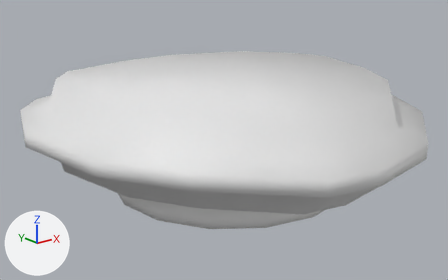
The FBX model TeTeT VWV/mods/aircraft/[VWV] H-2/Shapes/sh2f_rotor_hub_bound.fbx: old version first, new version second.
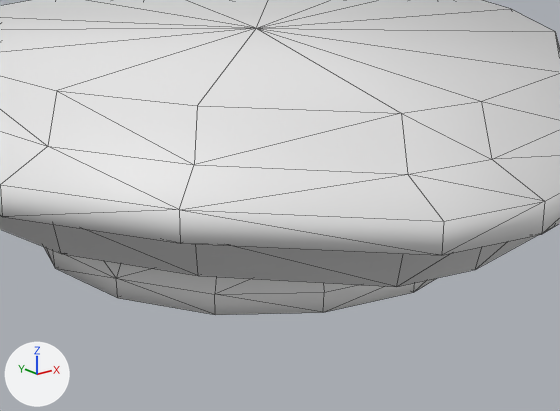
There are two pictures of each version: one whole from a camera (50 mm lens) standing at (-2.09, -2.55, 0.92) and looking at (-0.05, -0.01, -0.09), one close up on the part from 21% to 87% of the width and 23% to 100% of the height. Arrows for +X, +Y and +Z are at lower left; the lights stay in place. The close-ups show mesh edges as thin lines. Where no turn or scale is listed for an object, it has been applied to the vertices.

Objects in the first close-up: 'Seasprite_Rotor_Blade_3'.
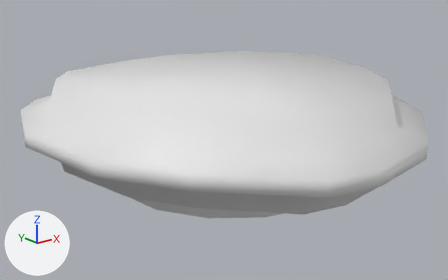
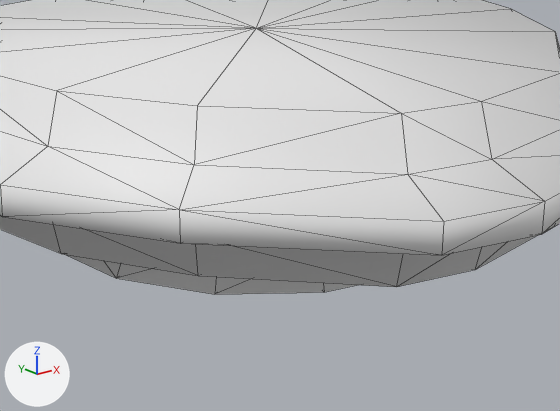
Where the newer file only moved an object's origin or applied its transform, the numbers keep the older frame.

What differs and where, as boxes (x1, y1, x2, y2) in the close-ups (560 x 411 px; the box of a moved part takes in the faces that stretch with it):
'Seasprite_Rotor_Blade_3', reshaped
    before: (0, 0, 560, 315)
    after: (0, 0, 560, 294)
part 1 of me_mesh_003, moved or reshaped (not visible afterwards)
    before: (44, 247, 436, 315)

What the commit changed:
me_mesh_003 has 137 vertices, 270 faces and spans x -1.05..1.13, y -1.13..1.01, z 0.0..0.59.
me_mesh_003 is used by ob_seasprite_rotor_blade_3; location (-0.004, 0.0, -0.342).
Part 1, on me_mesh_003:
Vertex 1 of me_mesh_003 moves from (0.56, 0.32, 0.0) to (0.17, 0.1, 0.0).
Vertex 2 of me_mesh_003 moves from (0.38, 0.52, 0.0) to (0.11, 0.16, 0.0).
Vertex 3 of me_mesh_003 moves from (0.13, 0.63, 0.0) to (0.04, 0.19, 0.0).
Vertex 4 of me_mesh_003 moves from (-0.13, 0.63, 0.0) to (-0.04, 0.19, 0.0).
Vertex 5 of me_mesh_003 moves from (-0.38, 0.52, 0.0) to (-0.11, 0.16, 0.0).
Vertex 6 of me_mesh_003 moves from (-0.56, 0.32, 0.0) to (-0.17, 0.1, 0.0).
Vertex 7 of me_mesh_003 moves from (-0.64, 0.07, 0.0) at pixel (55, 268) to (-0.19, 0.02, 0.0).
Vertex 8 of me_mesh_003 moves from (-0.61, -0.2, 0.0) at pixel (117, 297) to (-0.18, -0.06, 0.0).
Vertex 9 of me_mesh_003 moves from (-0.48, -0.43, 0.0) at pixel (215, 314) to (-0.14, -0.13, 0.0).
Vertex 10 of me_mesh_003 moves from (-0.26, -0.59, 0.0) at pixel (323, 312) to (-0.08, -0.18, 0.0).
Vertex 11 of me_mesh_003 moves from (0.0, -0.65, 0.0) at pixel (413, 292) to (0.0, -0.19, 0.0).
Vertex 12 of me_mesh_003 moves from (0.26, -0.59, 0.0) to (0.08, -0.18, 0.0).
Vertex 13 of me_mesh_003 moves from (0.48, -0.43, 0.0) to (0.14, -0.13, 0.0).
Vertex 14 of me_mesh_003 moves from (0.61, -0.2, 0.0) to (0.18, -0.06, 0.0).
Vertex 15 of me_mesh_003 moves from (0.64, 0.07, 0.0) to (0.19, 0.02, 0.0).
